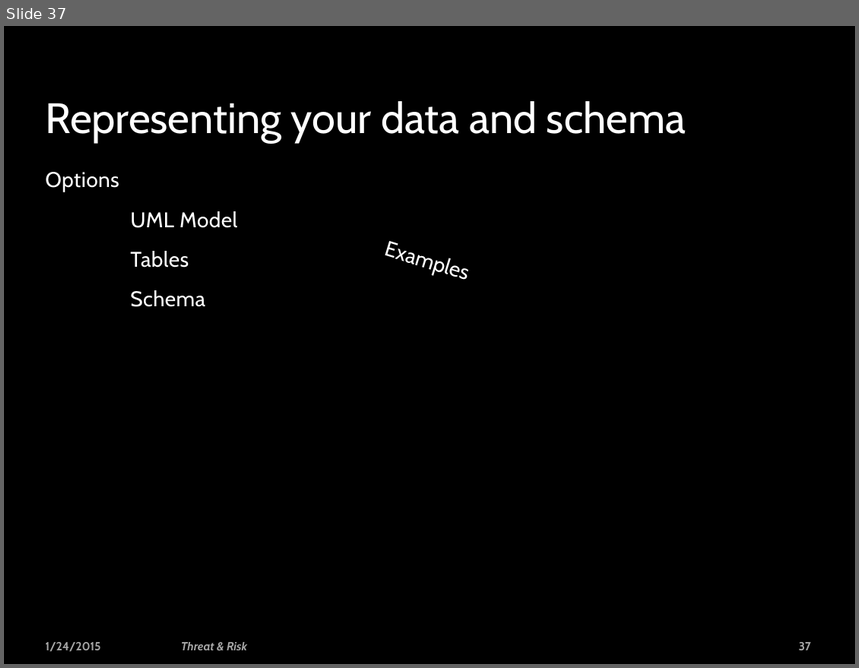
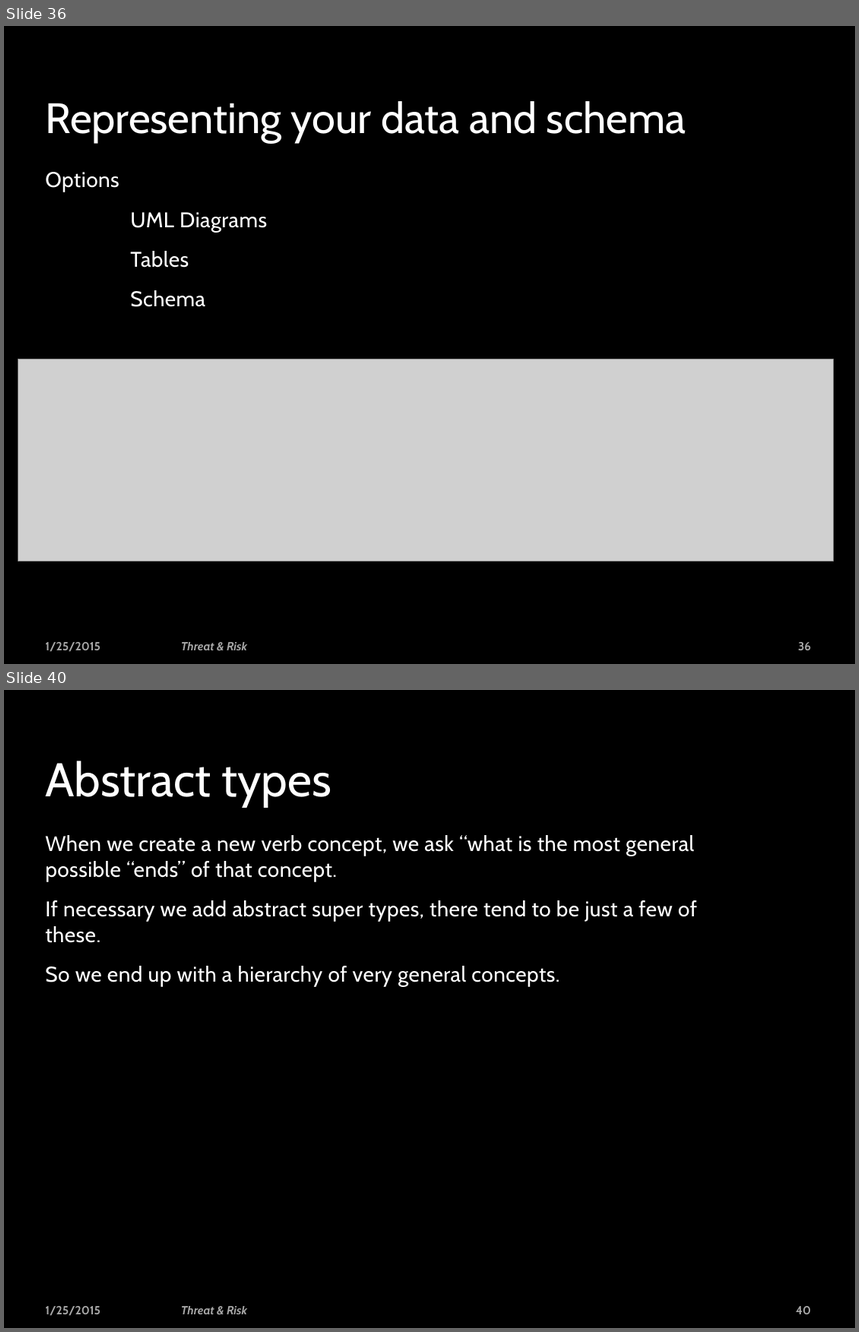
Before and after one commit to omg-threat-modeling/phase1, a slide deck: Team/Threat-risk - face-face.pptx. Shown one above the other, each under a label of ours: slide 37 before the commit, slides 36 and 40 after it; the slides between them are not shown. The pictures are 859x668 and 859x1332 pixels, drawn with LibreOffice and Linux fonts; fonts in the diff are those of the drawing; grey boxes stand for pictures; background and template pictures are left out. Boxes give left, top, right and bottom in pixels: in the first picture for what was removed or moved away, otherwise in the second. Text is boxed around its words. In the diff, an @@ line names an element or a change of style, - is before the commit and + after.

```diff
--- a/Team/Threat-risk - face-face.pptx
+++ b/Team/Threat-risk - face-face.pptx
@@ slide 40 added at box(4, 690, 855, 1328), background picture (left out); not listed: 1 template element that a slide beside it also shows @@
@@ title added at box(45, 761, 332, 808), 40 pt, text #FFFFFF @@
+Abstract types
@@ text added at box(45, 835, 697, 986), 18 pt, text #FFFFFF @@
+When we create a new verb concept, we ask “what is the most general possible “ends” of that concept.
+If necessary we add abstract super types, there tend to be just a few of these.
+So we end up with a hierarchy of very general concepts.
@@ text added at box(45, 1306, 101, 1316), 10 pt, text #FFFFFF at 65% opacity, bold @@
+1/25/2015
@@ text added at box(181, 1306, 247, 1315), 10 pt, text #FFFFFF at 65% opacity, bold, italic @@
+Threat & Risk
@@ page number added at box(796, 1306, 811, 1315), 10 pt, text #FFFFFF at 65% opacity, bold @@
+40
@@ what was slide 37 is now slide 36 @@
@@ slide 36 changed as well @@
@@ text at box(130, 212, 267, 232): text changed @@
-UML Model
+UML Diagrams
@@ text removed at box(373, 229, 593, 325) @@
-Examples
@@ picture added at box(18, 360, 834, 563) @@
@@ text at box(45, 642, 101, 652): text changed @@
-1/24/2015
+1/25/2015
@@ page number at box(798, 642, 811, 651): text changed @@
-37
+36
```
Also in this commit, not shown: 36 other slides changed, 15 other slides added, 1 slide removed, 5 other files.
